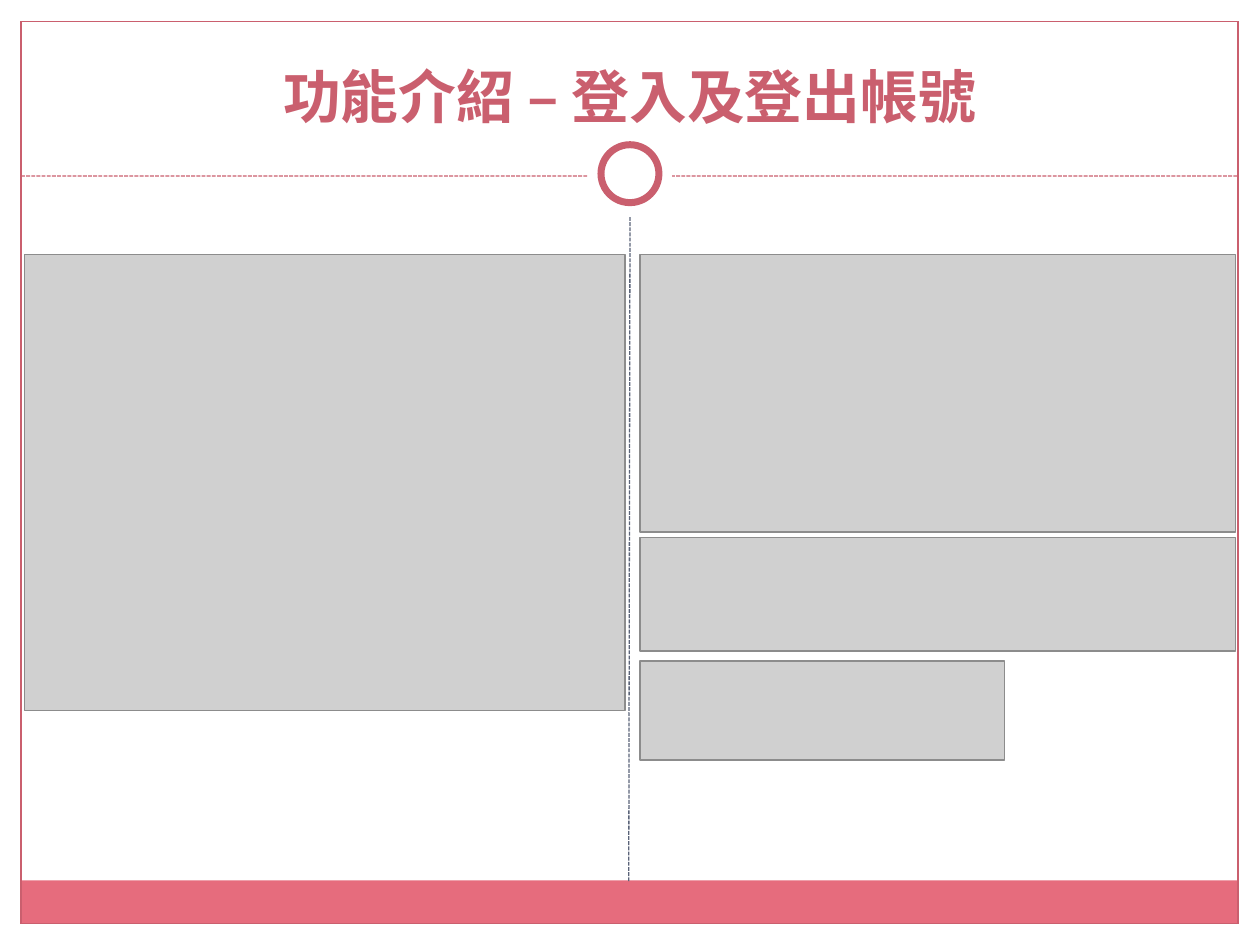
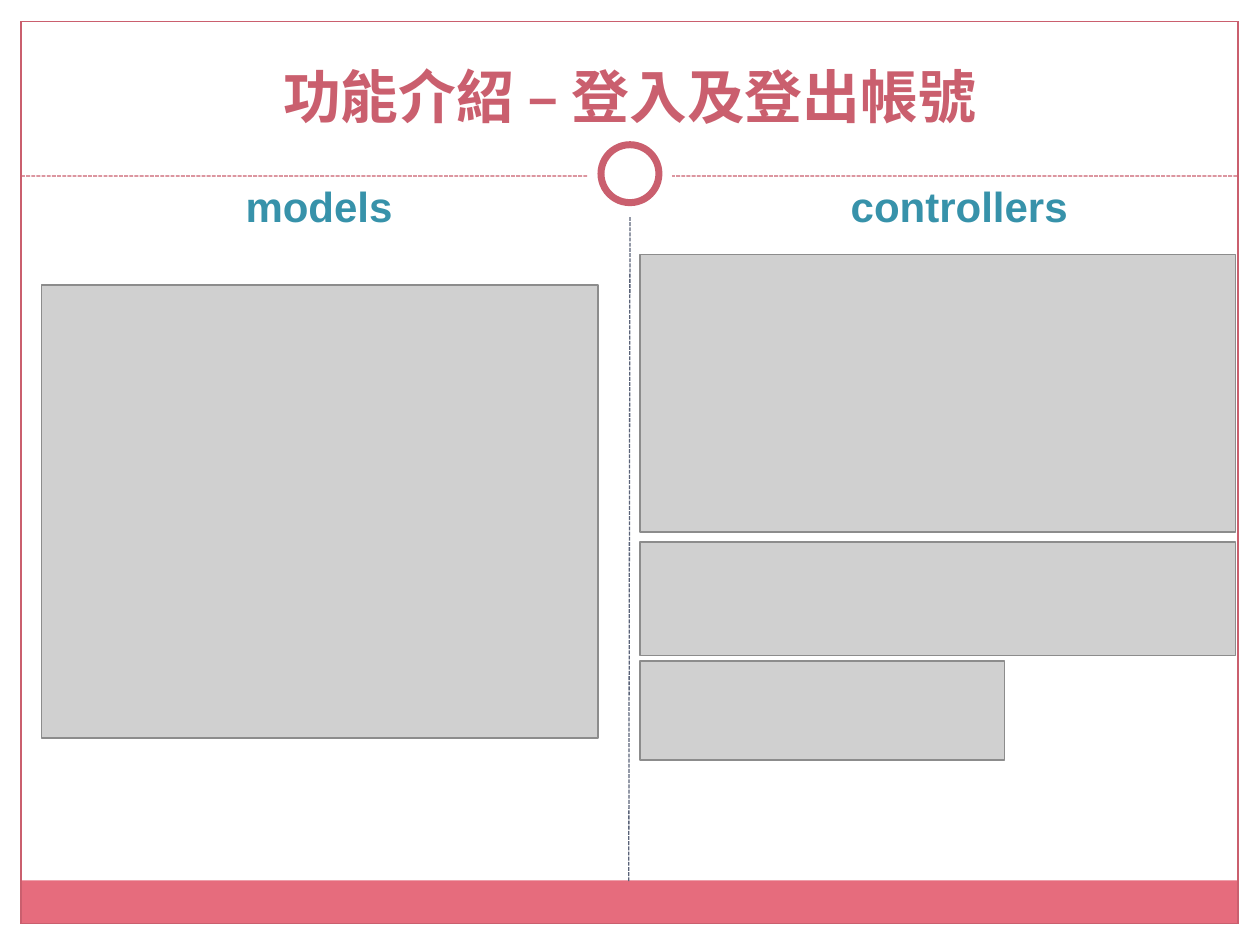
Before and after one commit to tsouleona/gitLab, a slide deck: slide 9 of small_project/data_project/沅淯駿營造有限公司.pptx (slide 8 before the commit). Drawn at 1260x945 pixels with LibreOffice and Linux fonts; fonts in the diff are those of the drawing; grey boxes stand for pictures; background and template pictures are left out. Boxes give left, top, right and bottom in pixels: in the first picture for what was removed or moved away, otherwise in the second. Text is boxed around its words. In the diff, an @@ line names an element or a change of style, - is before the commit and + after.

```diff
--- a/small_project/data_project/沅淯駿營造有限公司.pptx
+++ b/small_project/data_project/沅淯駿營造有限公司.pptx
@@ text added at [246, 191, 393, 223], 24 pt, text #3792AA, bold @@
+models
@@ text added at [851, 191, 1068, 223], 24 pt, text #3792AA, bold @@
+controllers
@@ picture: place and size @@
-picture at [25, 255, 625, 711]
+picture at [42, 285, 598, 738]
@@ picture: place and size @@
-picture at [640, 538, 1235, 651]
+picture at [640, 542, 1235, 655]
```
Also in this commit, not shown: 7 other slides changed, 3 slides added, 1 slide removed, 1 other file.
